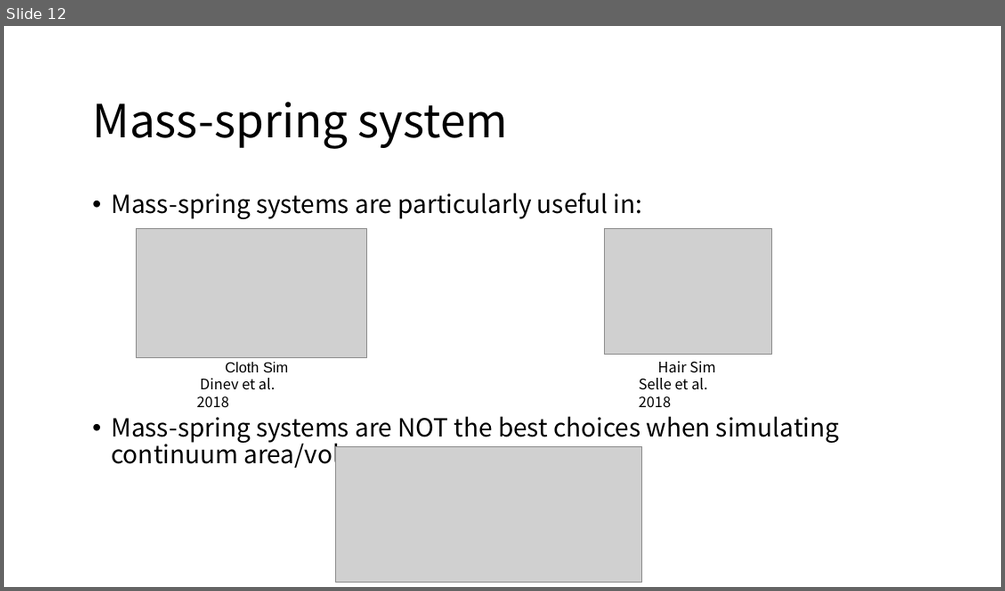
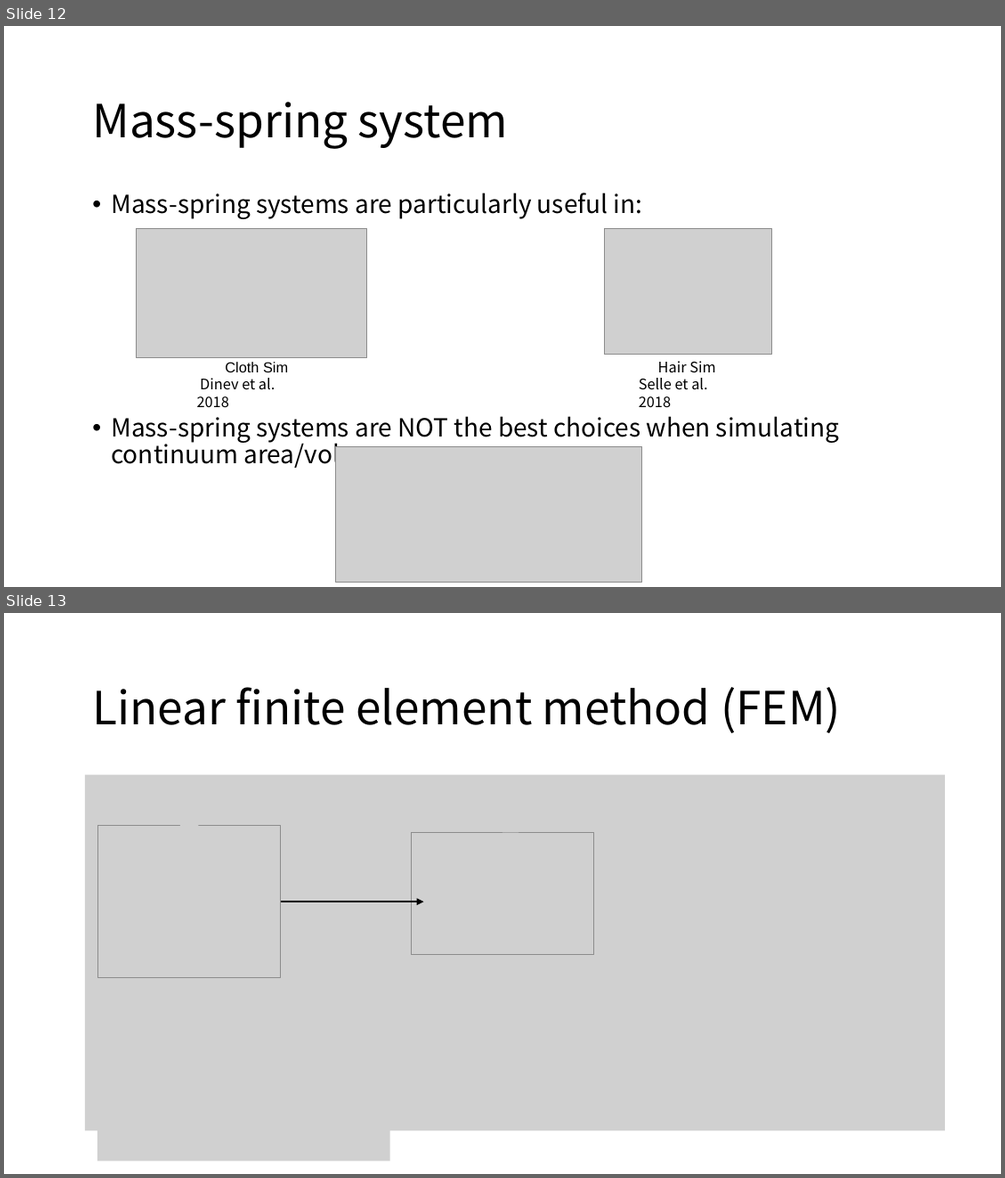
Before and after one commit to LILKOTYO/Lab-Presentation, a slide deck: 20220725_simulation/Deformable Simulation.pptx. Shown one above the other, each under a label of ours: slide 12 before the commit, slides 12 and 13 after it. The pictures are 1005x591 and 1005x1178 pixels, drawn with LibreOffice and Linux fonts; fonts in the diff are those of the drawing; grey boxes stand for pictures. Boxes give left, top, right and bottom in pixels: in the first picture for what was removed or moved away, otherwise in the second. Text is boxed around its words. In the diff, an @@ line names an element or a change of style, - is before the commit and + after.

```diff
--- a/20220725_simulation/Deformable Simulation.pptx
+++ b/20220725_simulation/Deformable Simulation.pptx
@@ slide 13 added at (4,613,1001,1174), background #FFFFFF @@
@@ text added at (92,687,841,733), 44 pt, text #000000 @@
+Linear finite element method (FEM)
@@ picture added at (85,774,945,1130) @@
@@ picture added at (97,826,281,978) @@
@@ picture added at (180,810,199,832) @@
@@ picture added at (502,810,519,832) @@
@@ picture added at (645,821,944,869) @@
@@ rectangle added at (786,821,946,869), fill #FFF2CC @@
@@ picture added at (411,832,594,954) @@
@@ picture added at (310,862,392,884) @@
@@ picture added at (720,876,739,900) @@
@@ picture added at (844,873,858,898) @@
@@ arrow added from (281, 901) to (423, 901), #000000 2.25 pt @@
@@ picture added at (699,905,787,930) @@
@@ picture added at (97,1117,390,1161) @@
```
Also in this commit, not shown: 1 slide removed, 1 other file.
